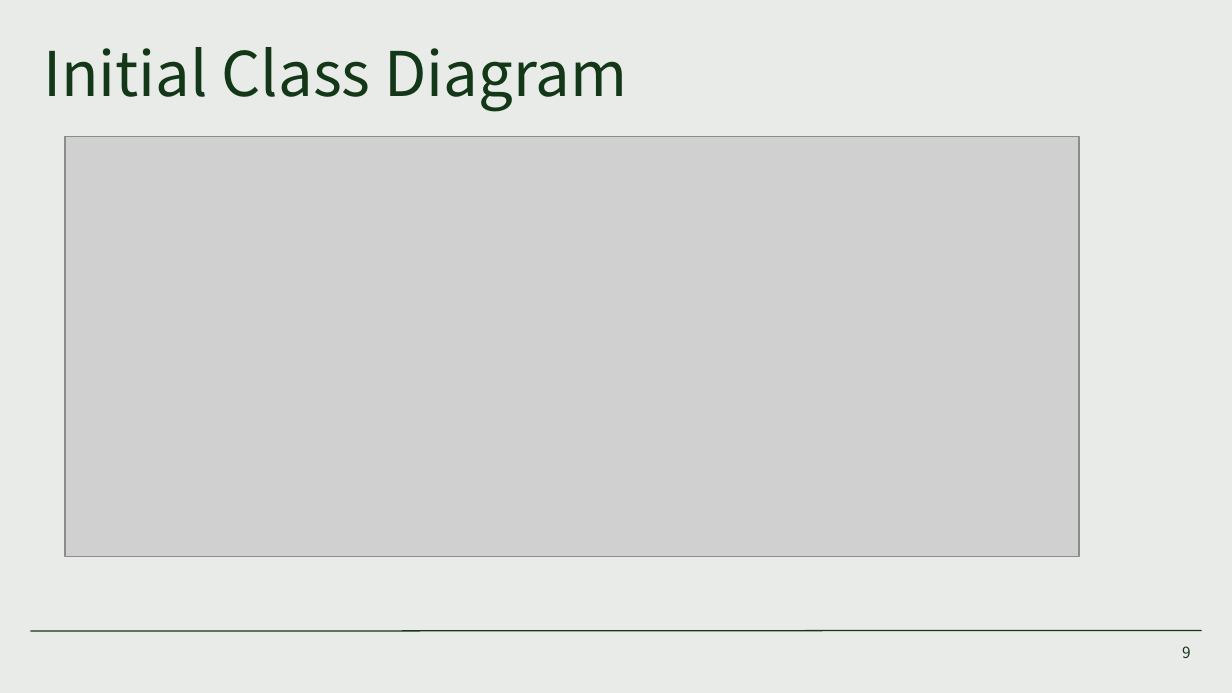
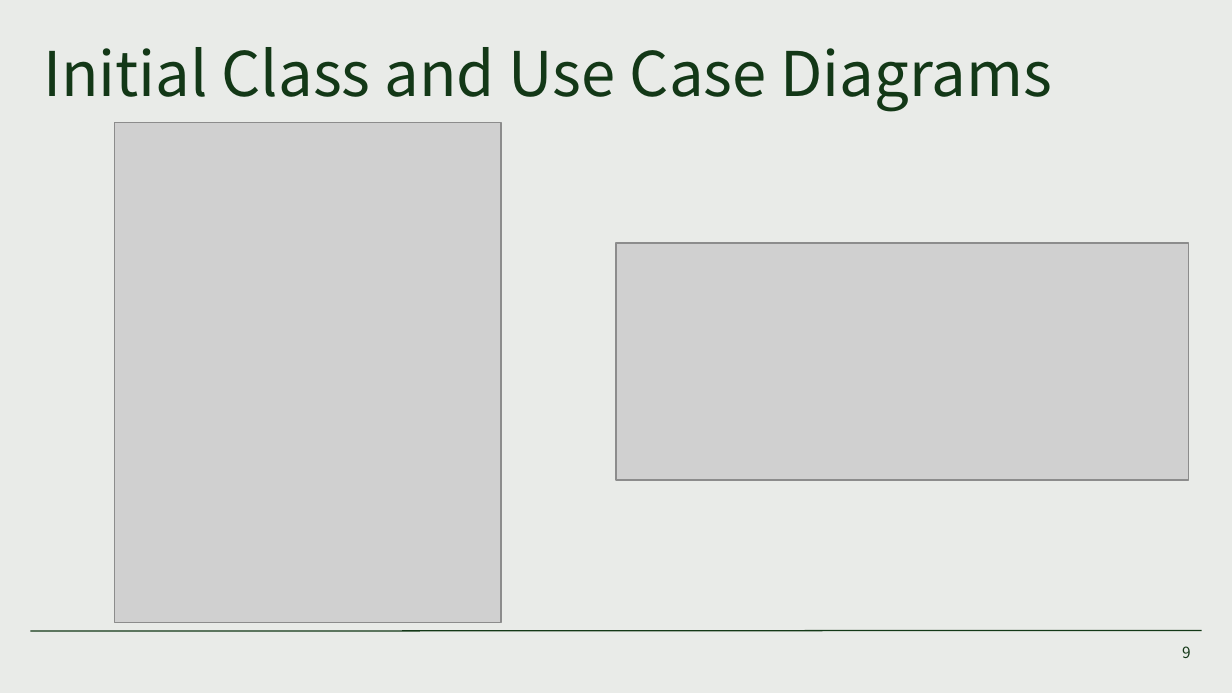
Before and after one commit to jackdingman/SEFinalProjectGroup6, a slide deck: slide 9 of Miscellaneous Items Needed/PowerPoint/Software Engineering Final Presentation.pptx. Drawn at 1232x693 pixels with LibreOffice and Linux fonts; fonts in the diff are those of the drawing; grey boxes stand for pictures. Boxes give left, top, right and bottom in pixels: in the first picture for what was removed or moved away, otherwise in the second. Text is boxed around its words. In the diff, an @@ line names an element or a change of style, - is before the commit and + after.

Commit message:
New powerpoint

```diff
--- a/Miscellaneous Items Needed/PowerPoint/Software Engineering Final Presentation.pptx
+++ b/Miscellaneous Items Needed/PowerPoint/Software Engineering Final Presentation.pptx
@@ title at [43, 47, 1052, 112]: text changed @@
-Initial Class Diagram
+Initial Class and Use Case Diagrams
@@ picture added at [115, 122, 501, 622] @@
@@ picture: place and size @@
-picture at [65, 137, 1079, 557]
+picture at [616, 243, 1189, 479]
```
Also in this commit, not shown: 2 other slides changed, 2 other files.
